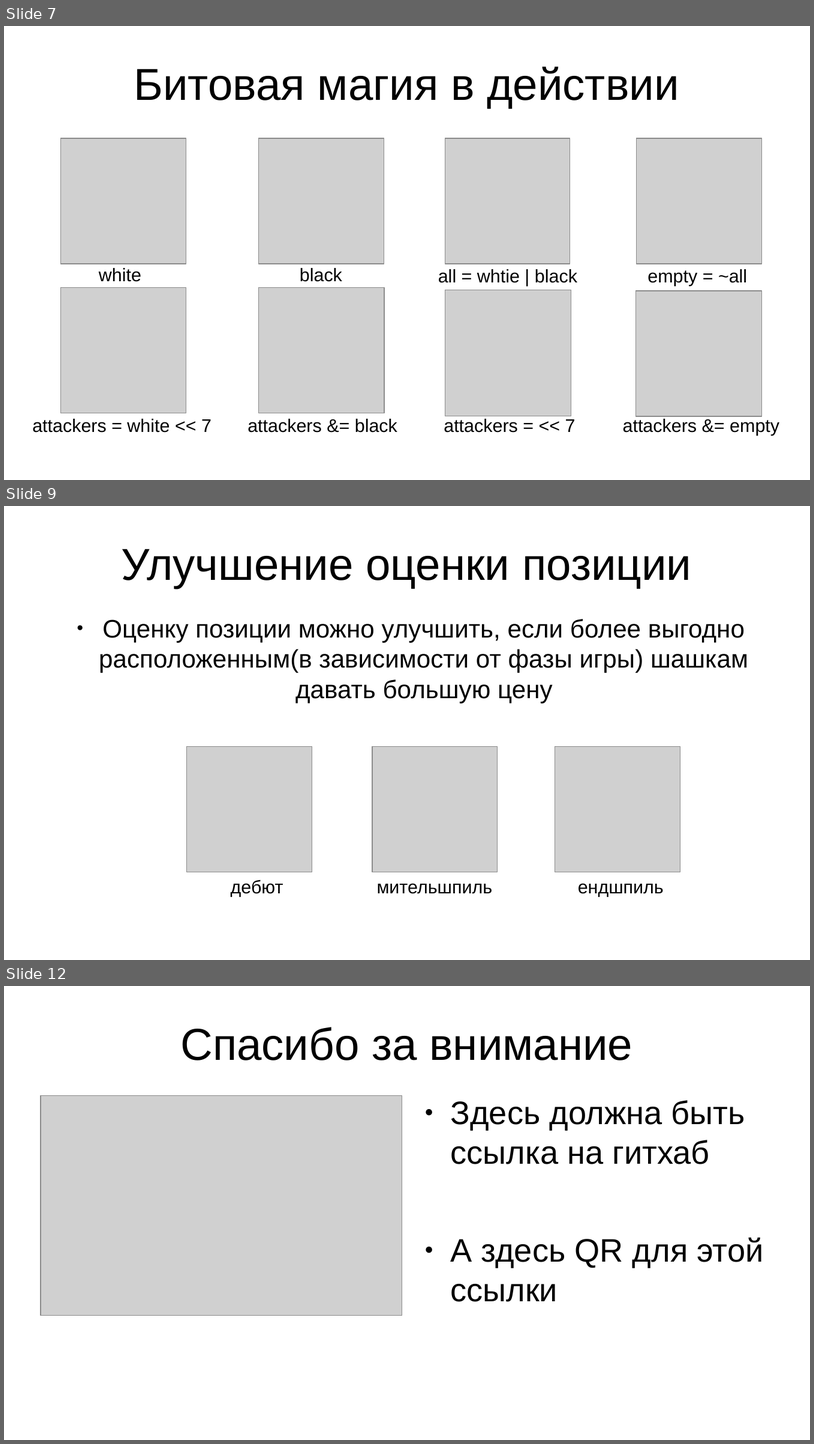
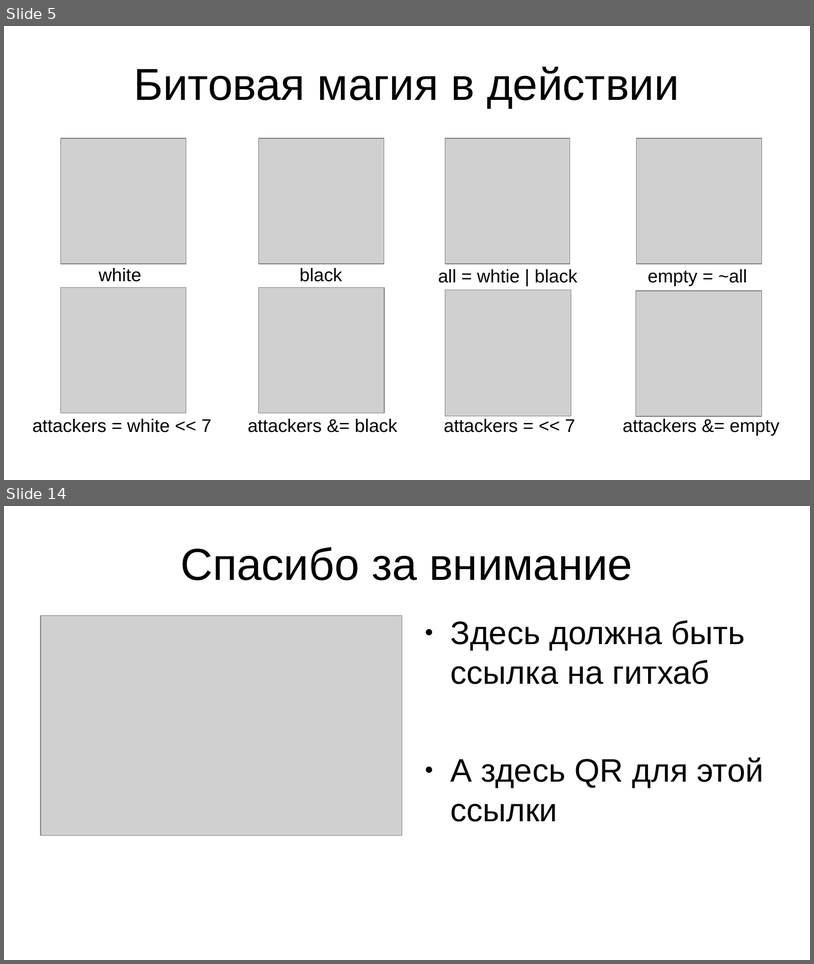
Before and after one commit to iv4n-t3a/checkers-engine, a slide deck: doc/presentation-pptx-edition.pptx. Shown one above the other, each under a label of ours: slides 7, 9 and 12 before the commit, slides 5 and 14 after it; the slides between them are not shown. The pictures are 814x1444 and 814x964 pixels, drawn with LibreOffice and Linux fonts; fonts in the diff are those of the drawing; grey boxes stand for pictures. Boxes give left, top, right and bottom in pixels: in the first picture for what was removed or moved away, otherwise in the second. Text is boxed around its words. In the diff, an @@ line names an element or a change of style, - is before the commit and + after.

```diff
--- a/doc/presentation-pptx-edition.pptx
+++ b/doc/presentation-pptx-edition.pptx
@@ slide 9 removed at (4, 506, 810, 960), background #FFFFFF @@
@@ text removed at (122, 549, 692, 588) @@
-Улучшение оценки позиции
@@ text removed at (99, 619, 749, 703) @@
-● Оценку позиции можно улучшить, если более выгодно расположенным(в зависимости от фазы игры) шашкам давать большую цену
@@ picture removed at (187, 747, 312, 872) @@
@@ picture removed at (373, 747, 498, 872) @@
@@ picture removed at (556, 747, 681, 872) @@
@@ text removed at (231, 879, 284, 897) @@
-дебют
@@ text removed at (377, 883, 493, 894) @@
-мительшпиль
@@ text removed at (578, 883, 664, 897) @@
-ендшпиль
@@ what was slide 7 is now slide 5 @@
@@ what was slide 12 is now slide 14 @@
```
Also in this commit, not shown: 6 slides changed, 3 slides added, 7 other files.
